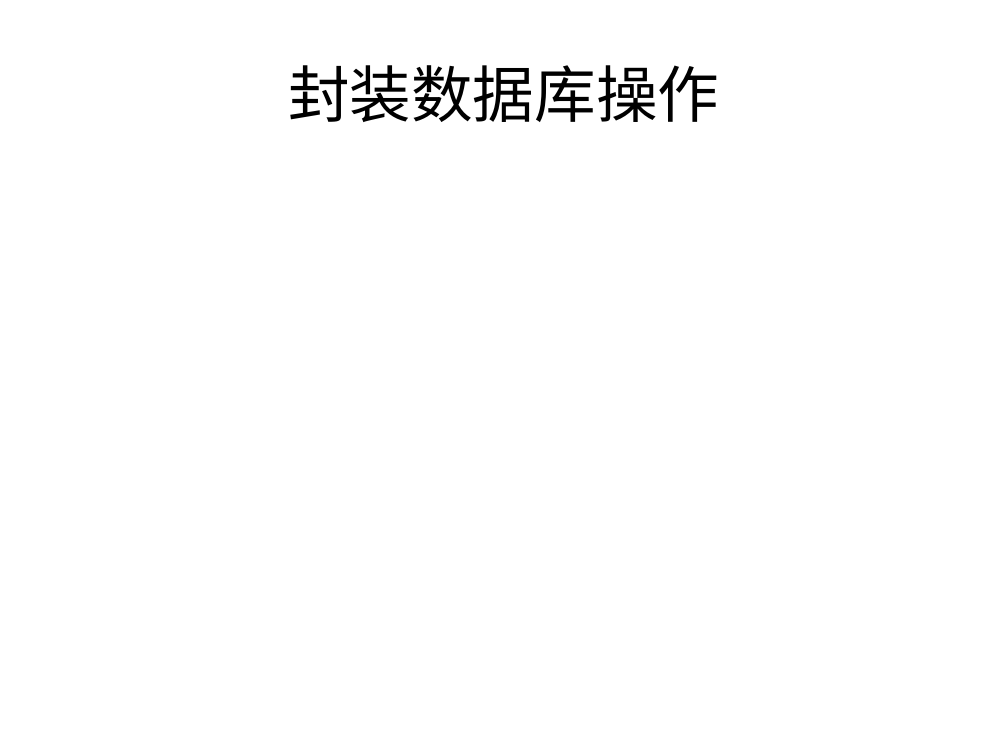
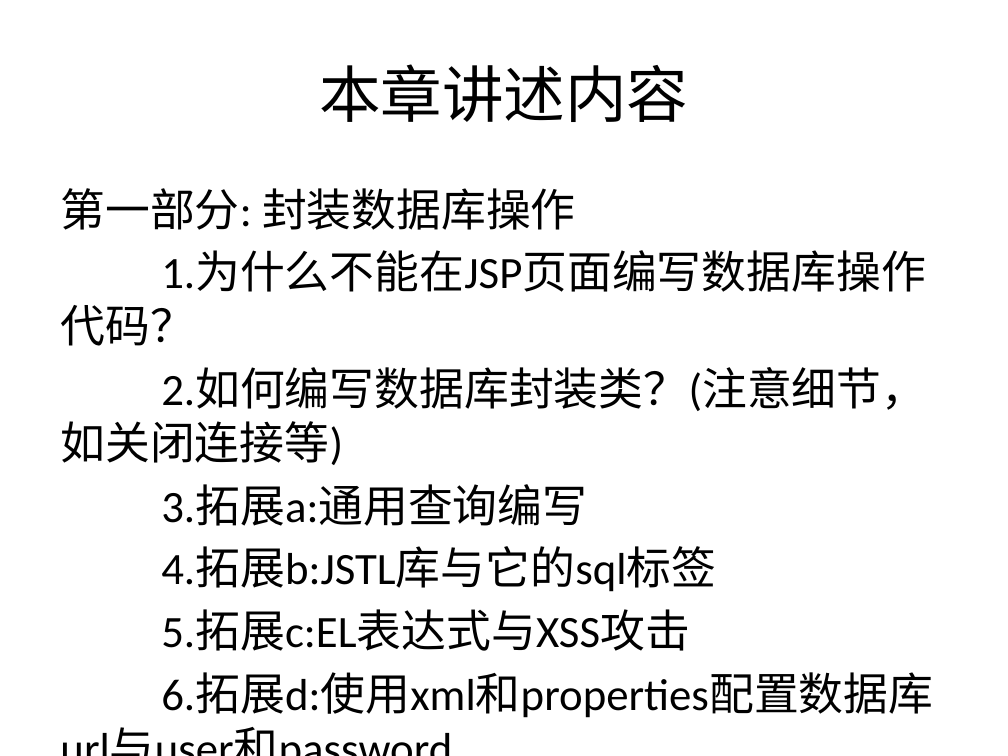
Before and after one commit to swordjoinmagic/JSPLesson, a slide deck: slide 3 of ppt/JSP课PPT.pptx (slide 13 before the commit). Drawn at 1008x756 pixels with LibreOffice and Linux fonts; fonts in the diff are those of the drawing. Boxes give left, top, right and bottom in pixels: in the first picture for what was removed or moved away, otherwise in the second. Text is boxed around its words. In the diff, an @@ line names an element or a change of style, - is before the commit and + after.

```diff
--- a/ppt/JSP课PPT.pptx
+++ b/ppt/JSP课PPT.pptx
@@ title at [319, 64, 689, 122]: text changed @@
-封装数据库操作
+本章讲述内容
@@ text added at [60, 188, 933, 718], 32 pt, text #000000 @@
+第一部分: 封装数据库操作
+1.为什么不能在JSP页面编写数据库操作代码？
+2.如何编写数据库封装类？(注意细节，如关闭连接等)
+3.拓展a:通用查询编写
+4.拓展b:JSTL库与它的sql标签
+5.拓展c:EL表达式与XSS攻击
+6.拓展d:使用xml和properties配置数据库url与user和password
```
Also in this commit, not shown: 4 other slides changed, 60 slides added, 16 other files.
